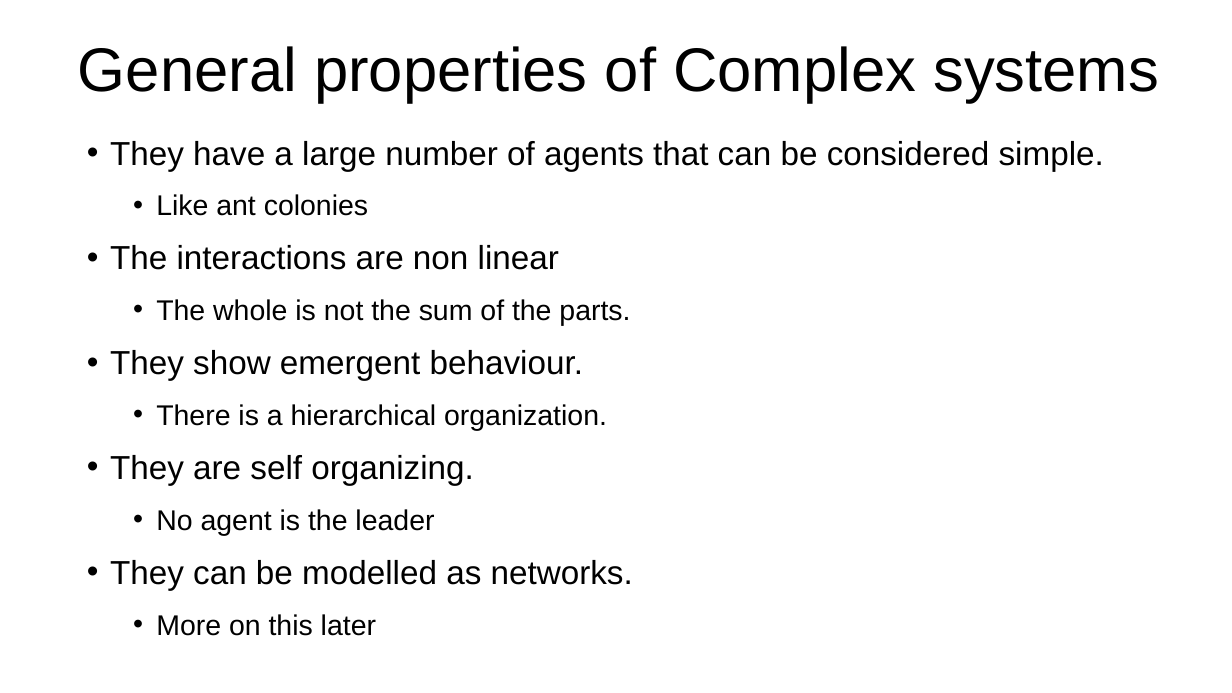
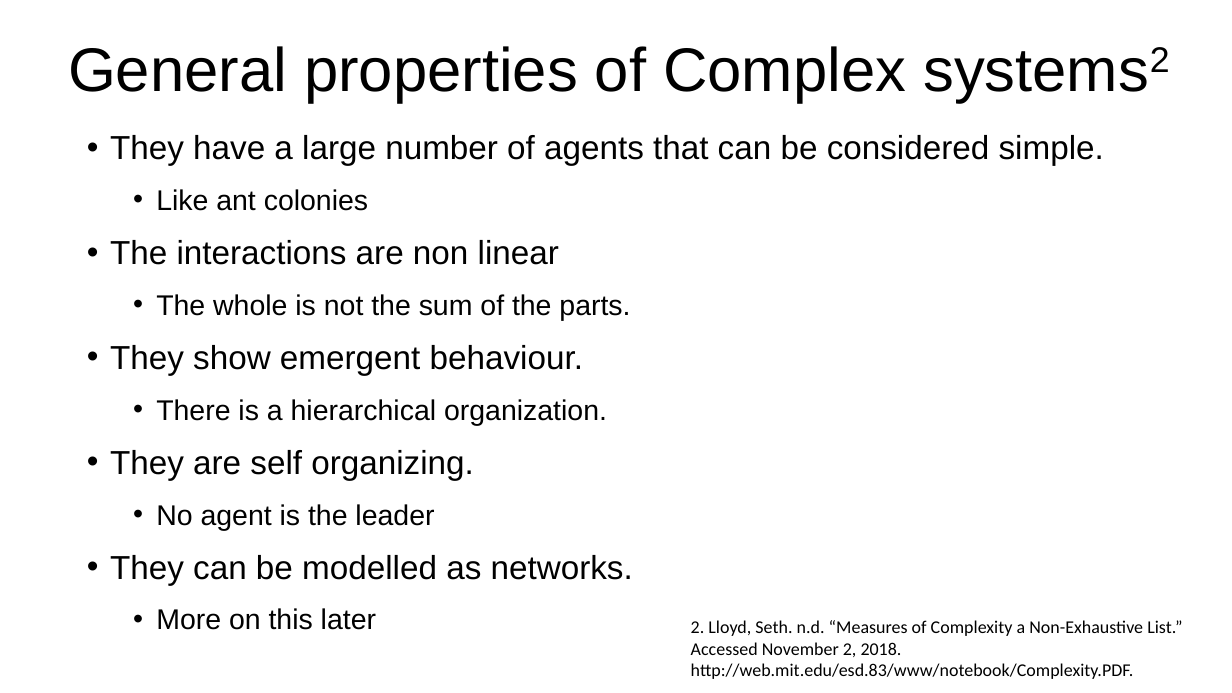
Before and after one commit to VenkiPhy6/seminar-thirdsem, a slide deck: slide 5 of A Primer to Complex Diseases.pptx. Drawn at 1232x693 pixels with LibreOffice and Linux fonts; fonts in the diff are those of the drawing. Boxes give left, top, right and bottom in pixels: in the first picture for what was removed or moved away, otherwise in the second. Text is boxed around its words. In the diff, an @@ line names an element or a change of style, - is before the commit and + after.

```diff
--- a/A Primer to Complex Diseases.pptx
+++ b/A Primer to Complex Diseases.pptx
@@ text at box(68, 46, 906, 103): text changed @@
-General properties of Complex systems
+General properties of Complex systems2
@@ text "They have a large number ...": place and size @@
-text "They have a large number ..." at box(110, 141, 1104, 636)
+text "They have a large number ..." at box(110, 135, 1104, 630)
@@ text added at box(691, 620, 1182, 679), 14 pt, text #000000 @@
+2. Lloyd, Seth. n.d. “Measures of Complexity a Non-Exhaustive List.” Accessed November 2, 2018. http://web.mit.edu/esd.83/www/notebook/Complexity.PDF.
```
Also in this commit, not shown: 13 other slides changed, 5 slides added, 1 slide removed, 2 other files.
